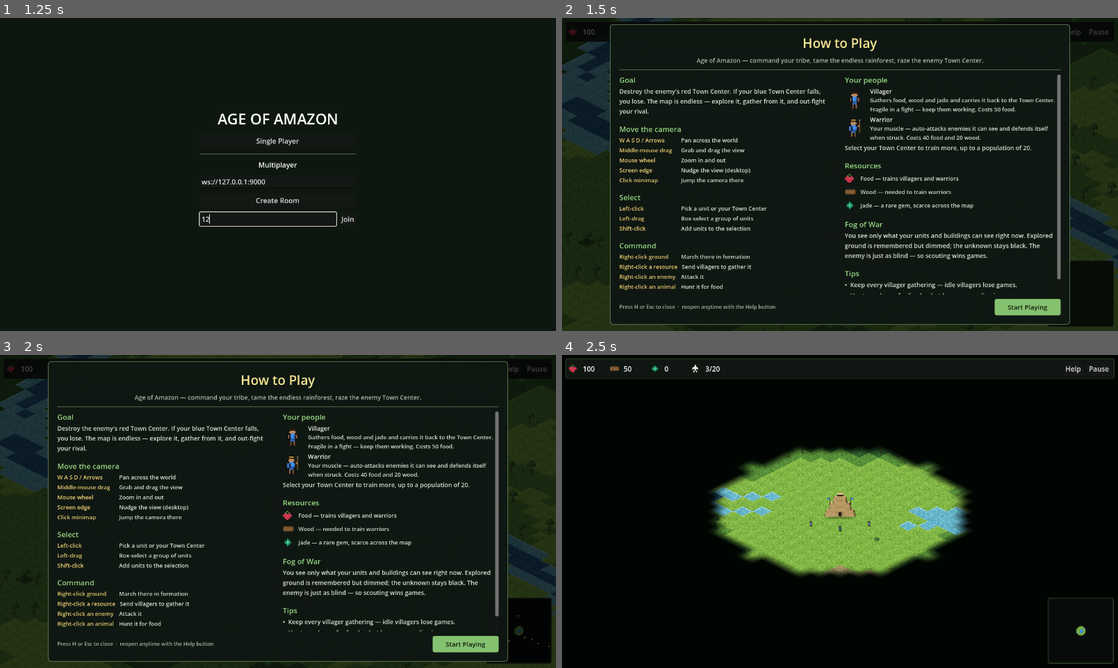
Above: before the commit, frames 1-4 (two rows, left to right).
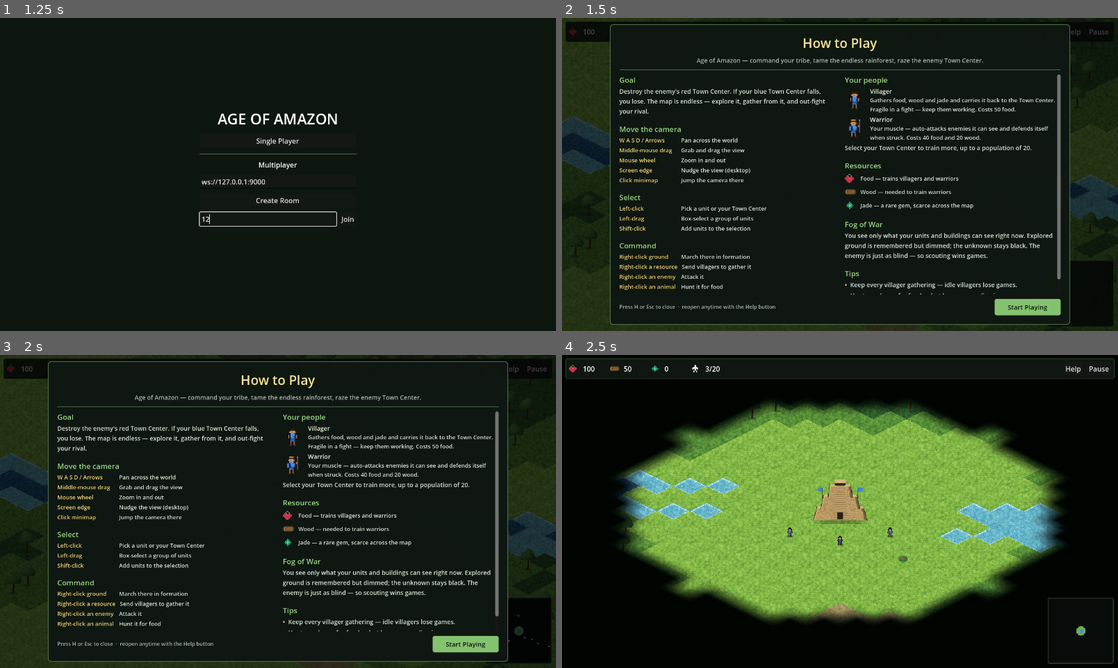
Above: after the commit, the same moments.

Repository: iagocavalcante/age-of-amazon
Game: Godot game, scene res://scenes/ui/MainMenu.tscn
Same seed, same stepped clock (60 frames per second), same inputs: the game is played once before the commit and once after it.
Inputs (mouse positions are in pixels of both pictures, inside the frame that each line leads up to):
- Up to frame 1 (1.25 s): click (266, 218) at 0.52 s; type "12" at 0.6 s
- Up to frame 2 (1.5 s): click "Single Player" at 1.25 s
- Up to frame 3 (2 s): no input
- Up to frame 4 (2.5 s): click "Start Playing" at 2 s

Frame 1 is identical in both runs. In frame 2, 4.6% of the frame differs, in the area x 0-100%, y 0-100%; in frame 3, 4.6%; in frame 4, 35%, in the area x 10-90%, y 14-86%.

Commit message:
feat: start the camera at 1.2x zoom (was 0.7x)
The game opened zoomed out, so units and buildings read tiny on modern
displays. Start close-up; wheel/pinch still reaches the strategic view,
and max zoom gains headroom (2.0 -> 2.5).

Diff:
--- a/scripts/camera/GameCamera.gd
+++ b/scripts/camera/GameCamera.gd
@@ -11,8 +11,10 @@
 # Zoom
 @export var zoom_speed: float = 0.1
 @export var min_zoom: float = 0.3
-@export var max_zoom: float = 2.0
-var target_zoom: float = 0.7
+@export var max_zoom: float = 2.5
+# Start close enough that units read clearly on modern displays; players can
+# still wheel/pinch out to min_zoom for the strategic view.
+var target_zoom: float = 1.2
 
 # Pinch zoom
 var touch_points: Dictionary = {}
